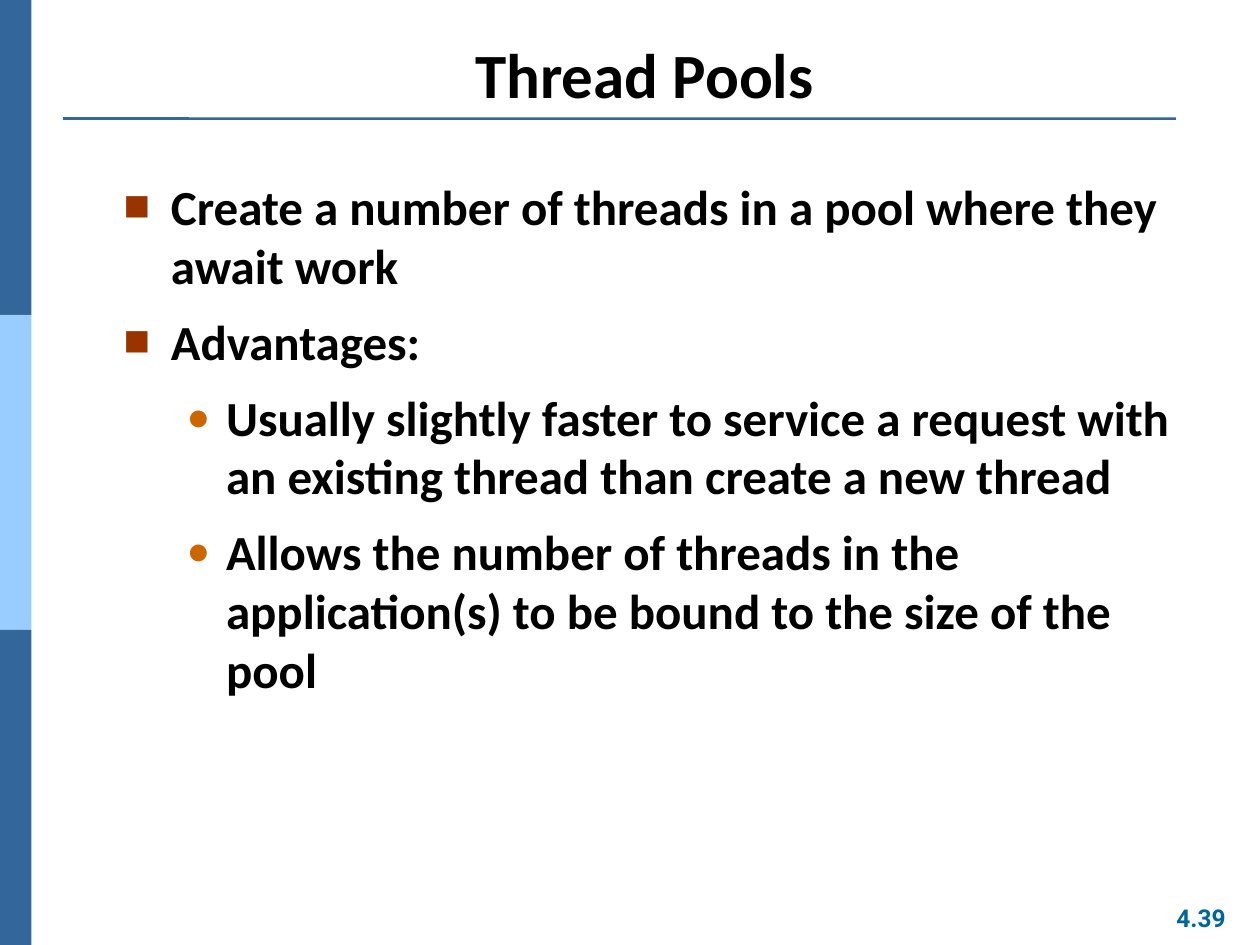
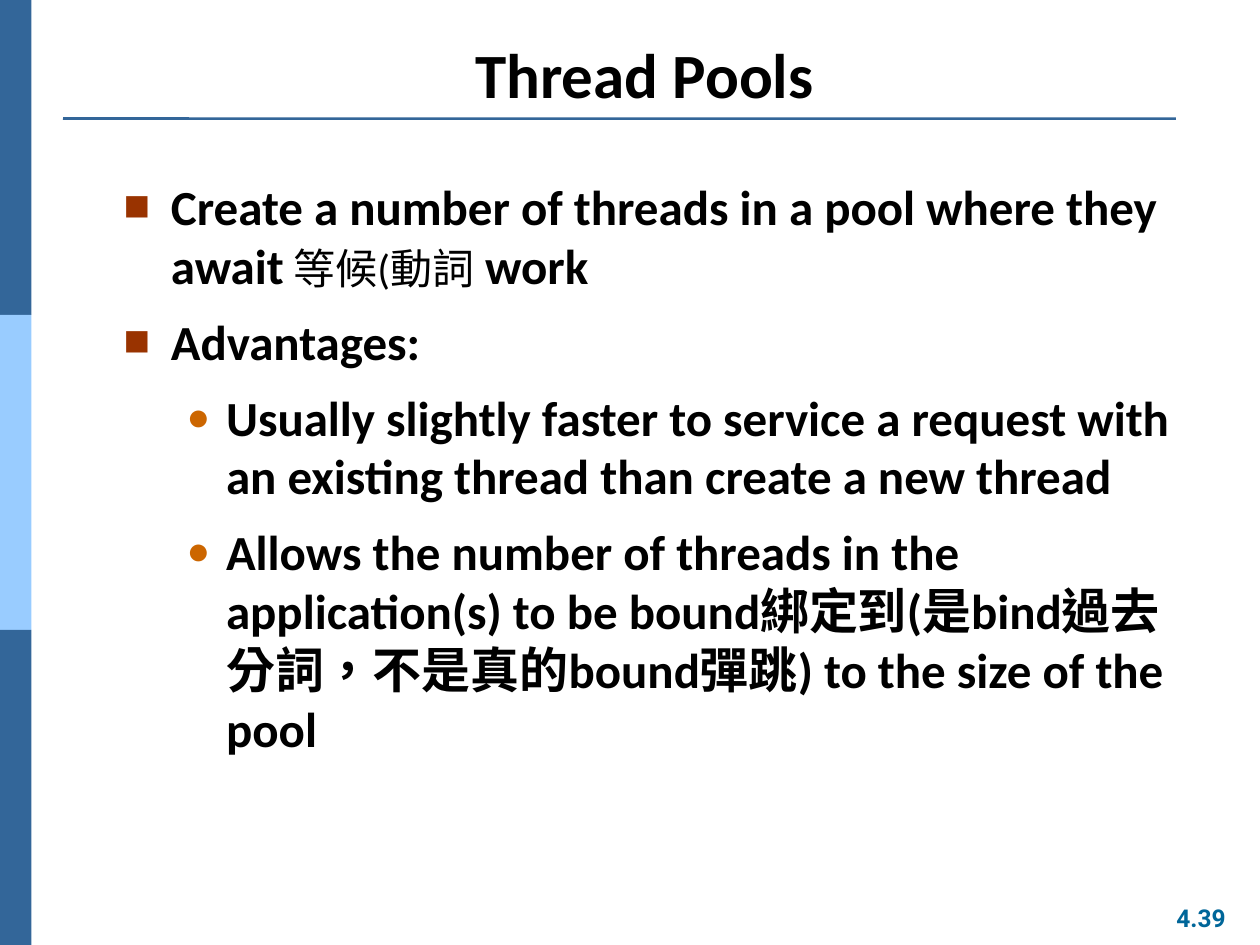
Before and after one commit to Yang09701194/OS_Learning, a slide deck: slide 39 of ch04.pptx. Drawn at 1260x945 pixels with LibreOffice and Linux fonts; fonts in the diff are those of the drawing. Boxes give left, top, right and bottom in pixels: in the first picture for what was removed or moved away, otherwise in the second. Text is boxed around its words. In the diff, an @@ line names an element or a change of style, - is before the commit and + after.

```diff
--- a/ch04.pptx
+++ b/ch04.pptx
@@ text at [171,190,1157,290]: text changed @@
-■ Create a number of threads in a pool where they await work
+■ Create a number of threads in a pool where they await 等候(動詞 work
@@ text at [226,535,1164,755]: text changed @@
-  ● Allows the number of threads in the application(s) to be bound to the size of the pool
+  ● Allows the number of threads in the application(s) to be bound綁定到(是bind過去分詞，不是真的bound彈跳) to the size of the pool
```
Also in this commit, not shown: 6 other slides changed.
